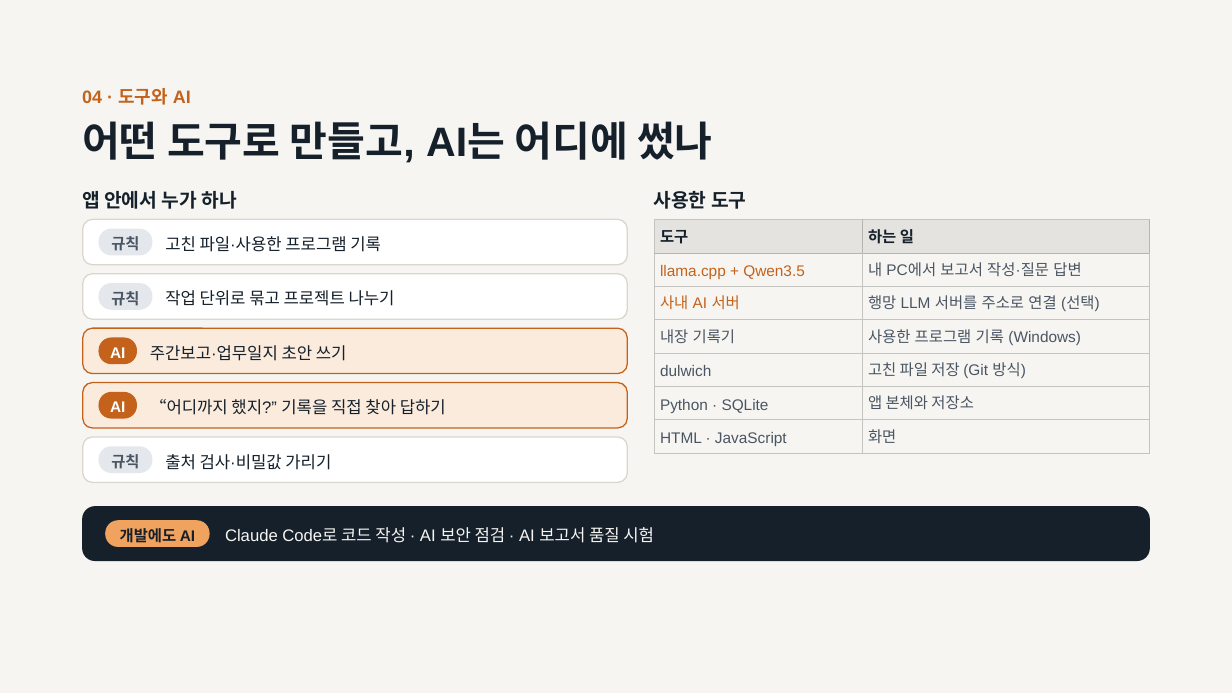
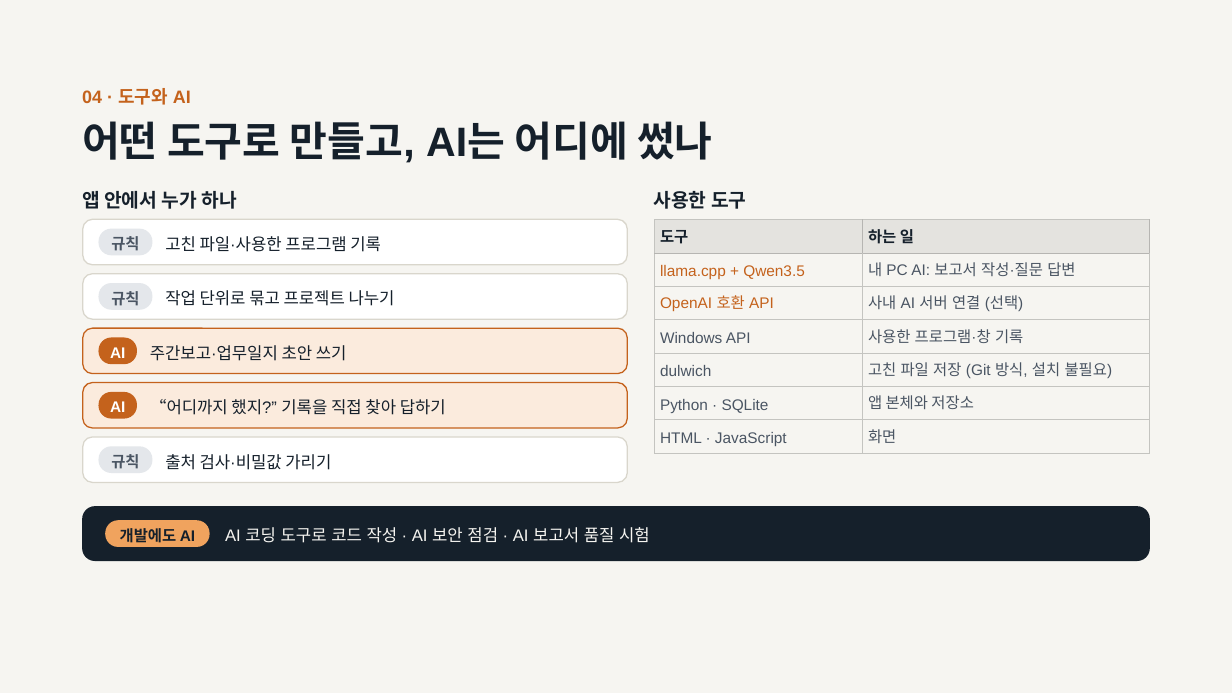
Before and after one commit to superokok/work-history, a slide deck: slide 5 of ppt/작업 기록 앱-(대인배)-v2.pptx. Drawn at 1232x693 pixels with LibreOffice and Linux fonts; fonts in the diff are those of the drawing. Boxes give left, top, right and bottom in pixels: in the first picture for what was removed or moved away, otherwise in the second. Text is boxed around its words. In the diff, an @@ line names an element or a change of style, - is before the commit and + after.

```diff
--- a/ppt/작업 기록 앱-(대인배)-v2.pptx
+++ b/ppt/작업 기록 앱-(대인배)-v2.pptx
@@ table at bbox=[655, 220, 1151, 454] @@
-row 2, column 2: 내 PC에서 보고서 작성·질문 답변
+row 2, column 2: 내 PC AI: 보고서 작성·질문 답변
-row 3, column 1: 사내 AI 서버
+row 3, column 1: OpenAI 호환 API
-row 3, column 2: 행망 LLM 서버를 주소로 연결 (선택)
+row 3, column 2: 사내 AI 서버 연결 (선택)
-row 4, column 1: 내장 기록기
+row 4, column 1: Windows API
-row 4, column 2: 사용한 프로그램 기록 (Windows)
+row 4, column 2: 사용한 프로그램·창 기록
-row 5, column 2: 고친 파일 저장 (Git 방식)
+row 5, column 2: 고친 파일 저장 (Git 방식, 설치 불필요)
@@ text at bbox=[225, 527, 650, 543]: text changed @@
-Claude Code로 코드 작성 · AI 보안 점검 · AI 보고서 품질 시험
+AI 코딩 도구로 코드 작성 · AI 보안 점검 · AI 보고서 품질 시험
```
Also in this commit, not shown: 8 other slides changed.
